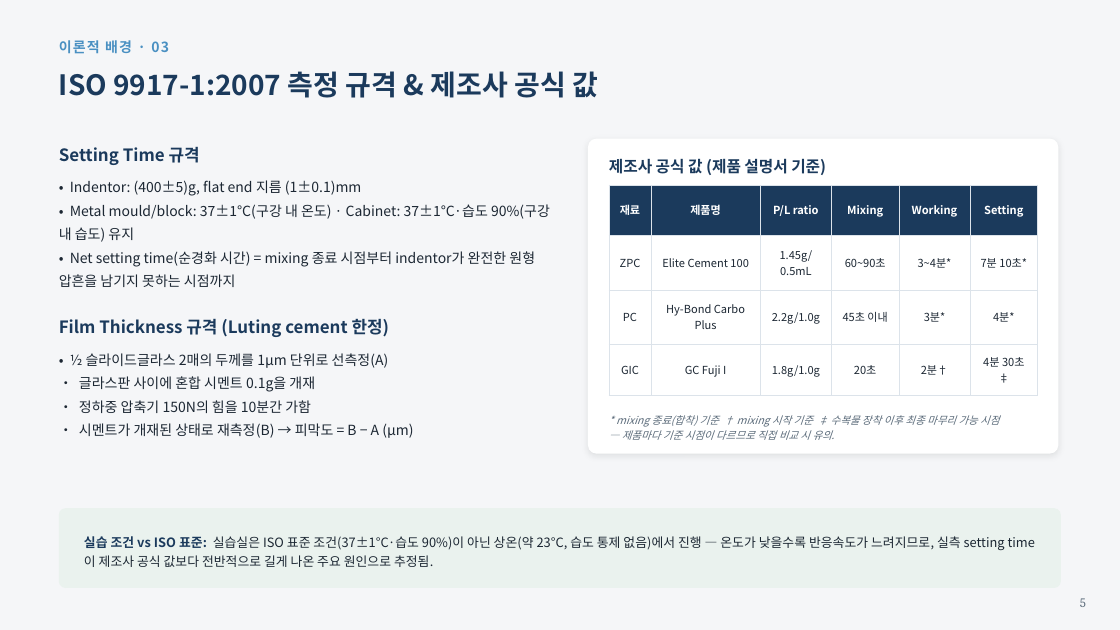
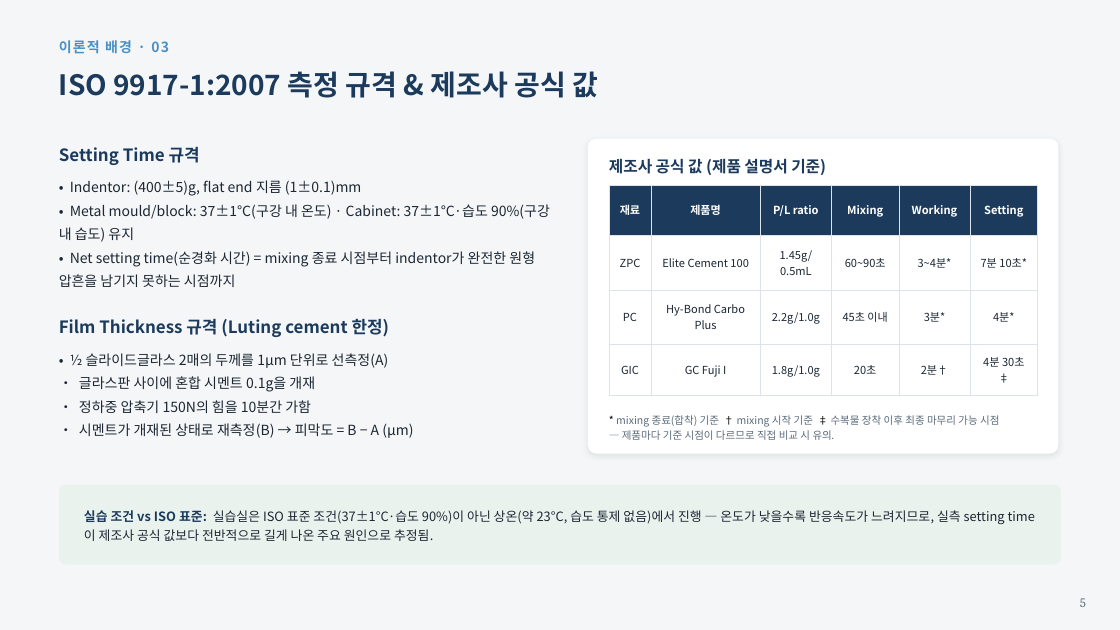
Before and after one commit to yojokem/-, a slide deck: slide 5 of 수복치과재료학실험/수복치과재료학실험_DentalCements_20260922.pptx. Drawn at 1120x630 pixels with LibreOffice and Linux fonts; fonts in the diff are those of the drawing. Boxes give left, top, right and bottom in pixels: in the first picture for what was removed or moved away, otherwise in the second. Text is boxed around its words. In the diff, an @@ line names an element or a change of style, - is before the commit and + after.

```diff
--- a/수복치과재료학실험/수복치과재료학실험_DentalCements_20260922.pptx
+++ b/수복치과재료학실험/수복치과재료학실험_DentalCements_20260922.pptx
@@ text "* mixing 종료(합착) 기준 † ..." at box(616, 415, 999, 440): text colour #5B6B7A to #000000 in "* † ‡"; italic off @@
@@ rounded rectangle: place and size @@
-rounded rectangle at box(59, 508, 1061, 588)
+rounded rectangle at box(59, 485, 1061, 565)
@@ text "실습 조건 vs ISO 표준: ...": place and size @@
-text "실습 조건 vs ISO 표준: ..." at box(84, 536, 1005, 567)
+text "실습 조건 vs ISO 표준: ..." at box(84, 510, 1005, 541)
```
Also in this commit, not shown: 12 other slides changed, 1 slide added, 4 other files.
